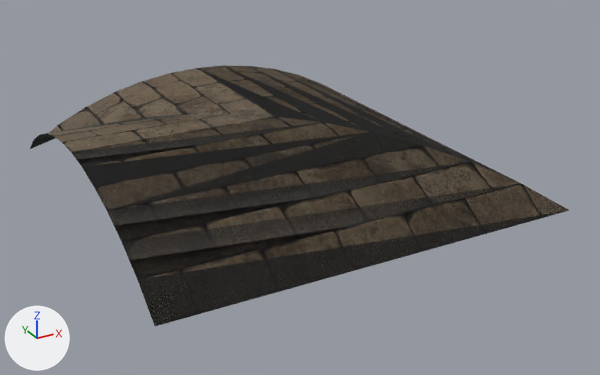
What one commit did to the glTF model resources/models/ceiling-turn.gltf.
Camera for both pictures: a camera (50 mm lens) standing at (-1.76, -3.43, 2.63) and looking at (0.06, -0.14, 0.99). Lighting does not change. The marker at lower left points along +X, +Y and +Z. The first picture is the older version.

The first picture shows 'ceiling-turn', 'shadower'.
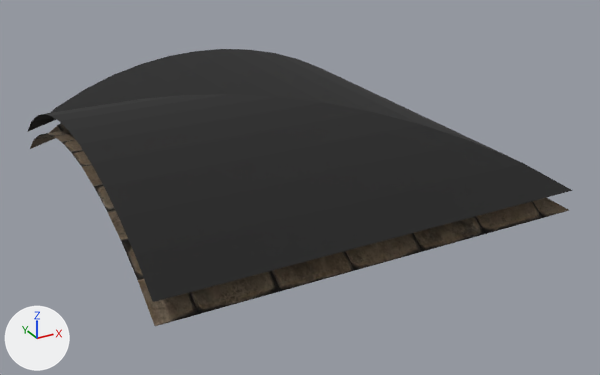
Diff of the bpy script that builds the scene:
```diff
--- a/resources/models/ceiling-turn.gltf.py
+++ b/resources/models/ceiling-turn.gltf.py
@@ ob_shadower @@
 ob_shadower = bpy.data.objects.new('shadower', me_shadower)
-ob_shadower.location = (0.0, 0.0, 0.0)
+ob_shadower.location = (0.0, 0.0, 0.1)
```

Changed parts and their boxes [x1, y1, x2, y2] in the pictures (600 x 375 px):
'shadower', moved
    before: [30, 66, 566, 326]
    after: [27, 49, 573, 302]
'ceiling-turn', unchanged, covered by the edit
    before: [32, 65, 569, 325]
    after: [30, 123, 569, 326]
